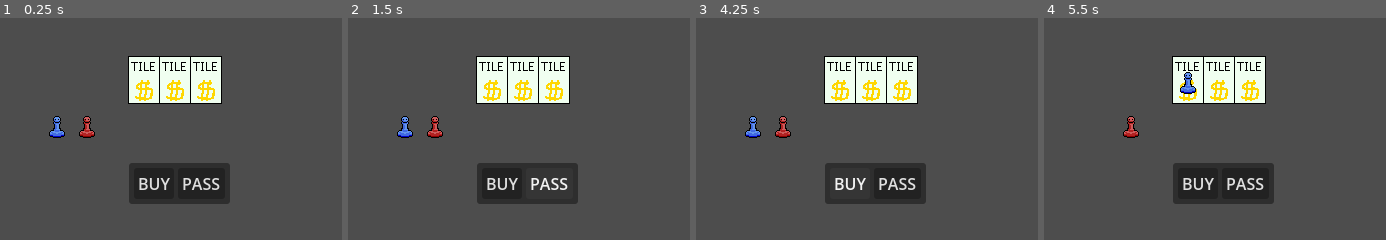
Above: before the commit, frames 1-4 (left to right).
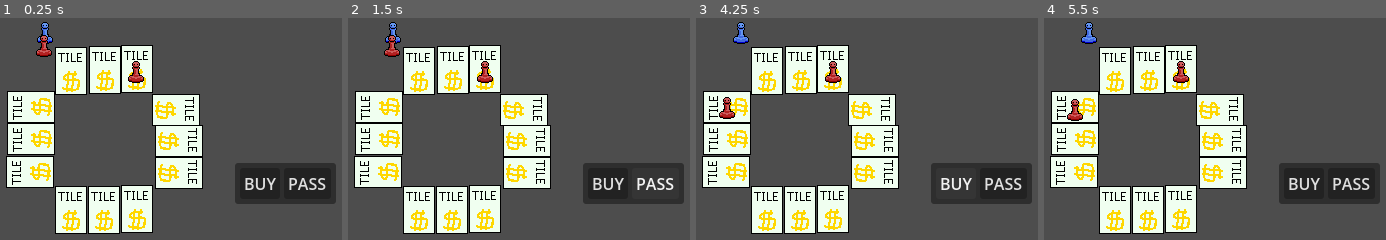
Above: after the commit, the same moments.

Repository: JosueMonteiroUchoaAlves/monopoly-godot
Game: Godot game, scene res://scenes/Root.tscn
Same seed, same stepped clock (60 frames per second), same inputs: the game is played once before the commit and once after it.
Inputs (mouse positions are in pixels of both pictures, inside the frame that each line leads up to):
- Up to frame 1 (0.25 s): no input
- Up to frame 2 (1.5 s): click "BUY" at 0.5 s; click "PASS" at 1.25 s
- Up to frame 3 (4.25 s): click "BUY" at 2 s; click "PASS" at 2.75 s; click "BUY" at 3.5 s
- Up to frame 4 (5.5 s): click "PASS" at 4.25 s; tap Enter at 5 s; move the mouse to (1341, 122) at 5.02 s; click (1341, 122) at 5.1 s

The runs differ from the first frame. In frame 1, 37% of the frame differs, in the area x 1-99%, y 1-98%; in frame 2, 34%; in frame 3, 35%; in frame 4, 37%.

Commit message:
Feat (Game cycle kinda works) - no proximo commit:     - farei o sistema de compra e aluguel (step_on) de propriedades funcionar durante o ciclo do jogo     - vou limpar esses comentarios que fiz em variaveis, funções e func_calls que nao estao sendo usados

Diff:
--- a/scenes/Board.tscn
+++ b/scenes/Board.tscn
@@ -1,24 +1,64 @@
 [gd_scene format=3 uid="uid://dl1cqpu3o42dl"]
 
 [ext_resource type="Script" uid="uid://dq670trux5hkl" path="res://scenes/BoardNode.gd" id="1_66b1s"]
-[ext_resource type="PackedScene" uid="uid://b2isg06fnmy2a" path="res://scenes/tile.tscn" id="2_w6jgk"]
-[ext_resource type="PackedScene" uid="uid://bhaxklaynv8re" path="res://scenes/player.tscn" id="3_xdl3i"]
+[ext_resource type="PackedScene" uid="uid://b2isg06fnmy2a" path="res://scenes/Tile.tscn" id="2_w6jgk"]
+[ext_resource type="PackedScene" uid="uid://bhaxklaynv8re" path="res://scenes/Player.tscn" id="3_xdl3i"]
 
 [node name="Board" type="Node2D" unique_id=1499039582]
 script = ExtResource("1_66b1s")
 
-[node name="Tile3" parent="." unique_id=1152571067 instance=ExtResource("2_w6jgk")]
-position = Vector2(209, 62)
+[node name="Player" parent="." unique_id=1879539904 instance=ExtResource("3_xdl3i")]
+z_index = 1
+position = Vector2(48, 12)
+
+[node name="Enemy1" parent="." unique_id=2042366148 instance=ExtResource("3_xdl3i")]
+z_index = 1
+position = Vector2(46, 50)
+is_enemy = true
+
+[node name="Enemy2" parent="." unique_id=1165085393 instance=ExtResource("3_xdl3i")]
+z_index = 1
+position = Vector2(47, 25)
+is_enemy = true
+
+[node name="Tile1" parent="." unique_id=2050578409 instance=ExtResource("2_w6jgk")]
+position = Vector2(74, 53)
 
 [node name="Tile2" parent="." unique_id=1919379070 instance=ExtResource("2_w6jgk")]
-position = Vector2(178, 62)
+position = Vector2(108, 52)
 
-[node name="Tile1" parent="." unique_id=2050578409 instance=ExtResource("2_w6jgk")]
-position = Vector2(147, 62)
+[node name="Tile3" parent="." unique_id=1152571067 instance=ExtResource("2_w6jgk")]
+position = Vector2(140, 51)
 
-[node name="Player" parent="." unique_id=1879539904 instance=ExtResource("3_xdl3i")]
-position = Vector2(60, 106)
+[node name="Tile4" parent="." unique_id=1053604584 instance=ExtResource("2_w6jgk")]
+position = Vector2(179, 92)
+rotation = 1.5707964
 
-[node name="Enemy" parent="." unique_id=2042366148 instance=ExtResource("3_xdl3i")]
-position = Vector2(90, 106)
-is_enemy = true
+[node name="Tile5" parent="." unique_id=854806750 instance=ExtResource("2_w6jgk")]
+position = Vector2(182, 123)
+rotation = 1.5707964
+
+[node name="Tile6" parent="." unique_id=1257356489 instance=ExtResource("2_w6jgk")]
+position = Vector2(182, 155)
+rotation = 1.5707964
+
+[node name="Tile7" parent="." unique_id=381312033 instance=ExtResource("2_w6jgk")]
+position = Vector2(140, 191)
+
+[node name="Tile8" parent="." unique_id=1027657847 instance=ExtResource("2_w6jgk")]
+position = Vector2(107, 192)
+
+[node name="Tile9" parent="." unique_id=749679803 instance=ExtResource("2_w6jgk")]
+position = Vector2(74, 192)
+
+[node name="Tile10" parent="." unique_id=893537449 instance=ExtResource("2_w6jgk")]
+position = Vector2(33, 154)
+rotation = -1.5707964
+
+[node name="Tile11" parent="." unique_id=249677084 instance=ExtResource("2_w6jgk")]
+position = Vector2(34, 121)
+rotation = -1.5707964
+
+[node name="Tile12" parent="." unique_id=2037284452 instance=ExtResource("2_w6jgk")]
+position = Vector2(34, 89)
+rotation = -1.5707964
--- a/scenes/BoardNode.gd
+++ b/scenes/BoardNode.gd
@@ -1,32 +1,73 @@
 class_name BoardNode extends Node2D
 
-@onready var personagem: Node2D = $Player
-@onready var inimigo: Node2D = $Player
-@onready var tiles: Array[TileNode] = [$Tile1,$Tile2,$Tile3]
+#@onready var personagem: Node2D = $Player
+#@onready var inimigo: Node2D = $Enemy
 
-#var board: Board = Board.new()
-var n_actions:int = -1
+@onready var _tiles: Array[TileNode] = [$Tile1, $Tile2, $Tile3, $Tile4, $Tile5, $Tile6, $Tile7, $Tile8, $Tile9, $Tile10, $Tile11, $Tile12]
+@onready var _user_choice_UI: Control
+var board_core: Board
 
 func _ready() -> void:
 	print("Debug Logs - Board")
+
+func setup(tiles: Array[Tile], players: Array[Controller], user_choice_UI_T: Control) -> void:
+	_user_choice_UI = user_choice_UI_T
+	board_core = Board.new(tiles, players)
+
+	_user_choice_UI.player_choose.connect(on_player_choose)
+
+# vai ficar aqui porque o player vai ser mover, porem de acordo com as coordenadas
+# entregues pelo Board, pois o player nao precisa saber das tiles, quem tem que ter
+# a lista de tiles eh o Board!
+# OBS: na real eu voltei atras e por enquanto isso aqui nao funciona,
+# no momento quem esta executando a turn
+func execute_turn():
+	#TODO implementar skip - jogador pode escolher nao jogar
+	var rng = RandomNumberGenerator.new()
+	for controller: Controller in board_core._players:
+		var initial_position: int = controller.player.get_position()
+
+		var squares = rng.randi_range(0, 5) # squares = casas
+		var new_position = (initial_position+squares) % board_core.SIZE
+		# temos que usar global_position ao inves de apenas position,
+		# pois ele retornaria a posicao apenas em relacao ao pai direto dele (Que eh Tile, nao root	)
+		var coordinates: Vector2 = _tiles[new_position].marker.global_position
+
+		#controller.player.move(coordinates)
+
+		#if initial_position != new_position:
+		#	_tiles[new_position].land_on(controller.player)
+		#	controller.execute_turn()
+
 
 
 # Called every frame. 'delta' is the elapsed time since the previous frame.
 func _process(delta: float) -> void:
 	pass
-	#while (main_player.get_money() <= 400) or not main_player.get_controller().get_resources():
-	#	execute_turn()
 
-func _unhandled_input(event: InputEvent) -> void:
-	if Input.is_action_just_pressed("ui_click"):
-		n_actions = (n_actions + 1) % 3
+func get_children_tiles() -> Array[TileNode]:
+	var tiles: Array[TileNode] = []
 
-		# A funcao tween faz transicao suave entre posicoes
-		var tween = create_tween()
-		tween.set_trans(Tween.TRANS_CIRC)
-		tween.set_ease(Tween.EASE_OUT)
+	for child in get_children():
+		if child is TileNode:
+			tiles.append(child)
+	return tiles
 
-		# temos que usar global_position ao inves de apenas position,
-		# pois ele retornaria a posicao apenas em relacao ao pai direto dele (Que eh Tile, nao root	)
-		var destino: Vector2 = tiles[n_actions].marker.global_position
-		tween.tween_property(personagem,"position", destino, 0.3)
+func get_players() -> Array[PlayerNode]:
+	var tiles: Array[PlayerNode] = []
+
+	for child in get_children():
+		if child is PlayerNode:
+			tiles.append(child)
+	return tiles
+
+# currently not in use
+func on_player_choose(choice):
+	if choice == "buy":
+		print("I think the player bought smh")
+	else:
+		if choice == "pass":
+			print("Bro was too afraid to gamble")
+		else:
+			# Hacker choice?
+			print("Tf is this guy doing??")
--- a/scenes/control.tscn
+++ b/scenes/Control.tscn
@@ -1,6 +1,6 @@
 [gd_scene format=3 uid="uid://boomd2ke57g72"]
 
-[ext_resource type="Script" uid="uid://b2ghqhxm418eu" path="res://scenes/control.gd" id="1_5p55f"]
+[ext_resource type="Script" uid="uid://b2ghqhxm418eu" path="res://scenes/ControlNode.gd" id="1_5p55f"]
 
 [node name="Control" type="Control" unique_id=669627200]
 layout_mode = 3
--- a/scenes/PlayerNode.gd
+++ b/scenes/PlayerNode.gd
@@ -4,8 +4,6 @@
 @export var sprite_player: Texture2D
 @export var sprite_enemy: Texture2D
 @export var is_enemy: bool = false
-
-var logic_core: Player = Player.new("Josue", 100, -1)
 
 # Called when the node enters the scene tree for the first time.
 func _ready() -> void:
@@ -17,3 +15,13 @@
 # Called every frame. 'delta' is the elapsed time since the previous frame.
 func _process(delta: float) -> void:
 	pass
+
+func move(destination: Vector2):
+	# A funcao tween faz transicao suave entre posicoes
+	var tween = create_tween()
+	tween.set_trans(Tween.TRANS_CIRC)
+	tween.set_ease(Tween.EASE_OUT)
+
+	# temos que usar global_position ao inves de apenas position,
+	# pois ele retornaria a posicao apenas em relacao ao pai direto dele (Que eh Tile, nao root	)
+	tween.tween_property(self,"position", destination, 0.3)
--- a/scenes/Round.tscn
+++ b/scenes/Round.tscn
@@ -1,7 +1,7 @@
 [gd_scene format=3 uid="uid://c3tw2mp6n70ph"]
 
 [ext_resource type="Script" uid="uid://dn5h61445giwu" path="res://scenes/round.gd" id="1_a4rw8"]
-[ext_resource type="PackedScene" uid="uid://boomd2ke57g72" path="res://scenes/control.tscn" id="1_oqe1w"]
+[ext_resource type="PackedScene" uid="uid://boomd2ke57g72" path="res://scenes/Control.tscn" id="1_oqe1w"]
 [ext_resource type="PackedScene" uid="uid://dl1cqpu3o42dl" path="res://scenes/Board.tscn" id="1_tccmb"]
 
 [node name="Round" type="Node2D" unique_id=27026996]
@@ -13,9 +13,9 @@
 anchor_top = 1.0
 anchor_right = 0.5
 anchor_bottom = 1.0
-offset_left = 182.0
+offset_left = 288.0
 offset_top = 165.0
-offset_right = 182.0
+offset_right = 288.0
 offset_bottom = 165.0
 grow_vertical = 0
 
--- a/scenes/TileNode.gd
+++ b/scenes/TileNode.gd
@@ -1,11 +1,13 @@
 class_name TileNode extends Node2D
 
 @onready var marker : Marker2D = $Marker
-@export var price: float
-@export var tile_name: String
 
-var property: Property
-var logic_core: HousingPropertie = HousingPropertie.new("O Escritorio (do ingles The Office)", 100, 10)
+#-- These are not being used in this iteration at the moment.
+#@export var price: float
+#@export var tile_name: String
+#var property: Property
+#var logic_core: HousingPropertie = HousingPropertie.new("O Escritorio (do ingles The Office)", 100, 10)
+#--
 
 # Called when the node enters the scene tree for the first time.
 func _ready() -> void:
--- a/scenes/round.gd
+++ b/scenes/round.gd
@@ -1,22 +1,96 @@
-extends Node2D
+class_name Round extends Node2D
 
 @onready var user_choice_UI: Control = $Control
+@onready var board: BoardNode = $Board
+
+var main_player: MainController
+var bot_players: Array[BotController] = []
+var players: Array[Controller] = []
+var tiles: Array[Tile]
+var player_nodes: Array[PlayerNode]
 
 # Called when the node enters the scene tree for the first time.
 func _ready() -> void:
-	user_choice_UI.player_choose.connect(on_player_choose)
+	# -1 quer dizer que esta fora da board
+	# TODO: adicionar a casa inicial, ai aqui vai ser 0 mesmo
+	var jogador = Player.new("Jogador", 240, -1)
+
+	var properties = [
+		"Vila Sésamo",
+		"Gotham City",
+		"Hometown (Deltarune)",
+		"Bora Bill Eventos",
+		"Horizonte Solar",
+		"Santo Berço",
+		"Coroa de Espinhos",
+		"Crazy Noisy Bizarre Town",
+		"O Escritório (do ingles The Office)",
+		"Hangar 18",
+		"Fórum do StackOverflow",
+		"Bomba de Etanol"
+	]
+
+	for i in range(Board.SIZE):
+		var property = HousingProperty.new(properties[i], 60, 60)
+		var tile = HousingTile.new(property)
+		#TODO: linkar tiles com seus respectivos Nodes2D
+		tiles.append(tile)
+
+	player_nodes = board.get_players()
+	for player_node in player_nodes:
+		var player_core = Player.new(str("Bot %s"% player_node.name), 240, -1)
+		if player_node.is_enemy:
+			var controller = BotController.new(player_core, player_node)
+			bot_players.append(controller)
+		else:
+			main_player = MainController.new(jogador, player_node)
+
+	players.assign(bot_players)
+	players.append(main_player)
+
+	# vai servir futuramente para mover a partida para board
+	board.setup(tiles, players, user_choice_UI)
+
+	start_round()
+
+func start_round() -> void:
+	var _tiles: Array[TileNode] = board.get_children_tiles()
+	var rng = RandomNumberGenerator.new()
+	var current_turn_index: int = 0
+
+	#TODO: o player perde
+	while main_player.player.get_money() < 400:
+		var current_player: Controller = players[current_turn_index]
+
+		var initial_position: int = current_player.player.get_player_position()
+
+		var squares = rng.randi_range(0, 3) # squares = casas
+		var new_position: int = (initial_position+squares) % Board.SIZE
+		print("Ele se movera %d casas"%squares)
+		# temos que usar global_position ao inves de apenas position,
+		# pois ele retornaria a posicao apenas em relacao ao pai direto dele (Que eh Tile, nao root	)
+		var coordinates: Vector2 = _tiles[new_position].marker.global_position
+
+		# move para a nova casa
+		#-- Logicamente
+		current_player.player.move(new_position)
+		#-- Visualmente
+		current_player.view.move(coordinates)
+
+		# pra dar tempo de conferir se moveu certinho
+		await get_tree().create_timer(2.0).timeout
+
+		#TODO: ver se ele quer comprar ela e tals
+		current_player.execute_turn()
+
+		print("Turno de %s ainda nao encerrou"% current_player.player.get_player_name())
+		await current_player.turn_finished
+		print("Turno de %s encerrado"% current_player.player.get_player_name())
+
+		current_turn_index = (current_turn_index + 1) % players.size()
+
+	print("Fim de jogo! Você ganhou")
 
 # Called every frame. 'delta' is the elapsed time since the previous frame.
 func _process(delta: float) -> void:
 	pass
-
-func on_player_choose(choice):
-
-	if choice == "buy":
-		print("I think the player bought smh")
-	else:
-		if choice == "pass":
-			print("Bro was too afraid to gamble")
-		else:
-			# Hacker choice?
-			print("Tf is this guy doing??")
--- a/scripts/Tile/housing_propertie.gd
+++ b/scripts/Tile/Properties/housing_property.gd
@@ -1,4 +1,4 @@
-class_name HousingPropertie extends Property
+class_name HousingProperty extends Property
 
 # Called when the node enters the scene tree for the first time.
 func _ready() -> void:
--- a/scripts/board.gd
+++ b/scripts/board.gd
@@ -1,6 +1,6 @@
 class_name Board extends Node
 
-const SIZE = 9
+const SIZE = 12
 
 var _tiles: Array[Tile]
 var _players: Array[Controller]
@@ -13,9 +13,4 @@
 	pass
 
 func execute_turn():
-	for controller: Controller in _players:
-		var position: int = controller.player.get_position()
-		controller.play.activate_controller()
-		var new_position: int = controller.player.get_position()
-		if position != new_position:
-			_tiles[new_position].activate(controller.player)
+	pass
--- a/scripts/controller.gd
+++ b/scripts/controller.gd
@@ -1,10 +1,17 @@
 @abstract
 class_name Controller extends Node
 
-@export var player: Player;
+var player: Player
+var view: PlayerNode
+
+signal turn_finished
+
+func _init(player_t: Player, view_t: PlayerNode) -> void:
+	player = player_t
+	view = view_t
 
 @abstract
-func executeTurn(will_skip: bool)
+func execute_turn()
 
 # Called when the node enters the scene tree for the first time.
 # func _ready() -> void:
--- /dev/null
+++ b/scripts/controllers/bot_controller.gd
@@ -0,0 +1,12 @@
+class_name BotController extends Controller
+
+
+var rng = RandomNumberGenerator.new()
+
+func execute_turn():
+	print("\nBot esta jogando...")
+
+	# precisa de um await para a funcao que chamou ela assumir o
+	# controle denovo e esperar o sinal
+	await Engine.get_main_loop().create_timer(2.0).timeout
+	turn_finished.emit()
--- a/scripts/controllers/main_controller.gd
+++ b/scripts/controllers/main_controller.gd
@@ -1,25 +1,19 @@
 class_name MainController extends Controller
 
-@export var titles: Array[Title] = []
-@export var properties: Array[Property] = []
-@export var Tiles: Array[Tile] = []
-@export var skips: int = 3
-@export var plays: int = 4
+var titles: Array[Title] = []
+var properties: Array[Property] = []
+var skips: int = 3
+var plays: int = 4
+var Tiles: Array[Tile] = []
 
 signal end_skips
 signal end_plays
 
 var rng = RandomNumberGenerator.new()
 
-func executeTurn(will_skip: bool):
-	if not will_skip:
-		var value = rng.randi_range(0, 5)
-		player.move(value)
+func execute_turn():
+	print("\nJogador esta jogando...")
 
-		plays -= 1
-		if plays == 0:
-			end_plays.emit()
-	else:
-		skips -= 1
-		if skips == 0:
-			end_skips.emit()
+	await Engine.get_main_loop().create_timer(2.0).timeout
+
+	turn_finished.emit()
--- a/scripts/player.gd
+++ b/scripts/player.gd
@@ -3,22 +3,26 @@
 var BOARD_SIZE: int = Board.SIZE
 
 @export var _money: int :  get=get_money
-@export var _position: int : get=get_position
+@export var _position: int : get=get_player_position, set=set_player_position
 @export var _name: String : get=get_player_name
+var n_actions: int
 
-func _init(name: String, money: int, position: int):
+func _init(name_t: String, money: int, position_t: int):
 	_money = money
-	_position = position
-	_name = name
+	_position = position_t
+	_name = name_t
 
 func gain_or_spend_money( money: int):
 	_money += money
 
-func move( tile_quantity: int):
-	_position = (_position + tile_quantity) % BOARD_SIZE
+func move(new_position: int):
+	_position = new_position
 
-func get_position():
+func get_player_position() -> int:
 	return _position
+
+func set_player_position(new_position: int):
+	_position = new_position
 
 func get_player_name():
 	return _name
--- a/scripts/tile.gd
+++ b/scripts/tile.gd
@@ -1,6 +1,5 @@
 @abstract
-class_name Tile extends RefCounted
-# RefCounted eh basicamente um objeto cru, soh que ele se administra melhor sozinho do que um Object
+class_name Tile extends Resource
 
 @export var _property: Property
 
Renamed: scenes/control.gd -> scenes/ControlNode.gd
Renamed: scenes/control.gd.uid -> scenes/ControlNode.gd.uid
Renamed: scenes/player.tscn -> scenes/Player.tscn
Renamed: scenes/tile.tscn -> scenes/Tile.tscn
Renamed: scripts/Tile/housing_propertie.gd.uid -> scripts/Tile/Properties/housing_property.gd.uid
Renamed: scripts/Tile/Properties/housing_tile.gd -> scripts/Tile/housing_tile.gd
Renamed: scripts/Tile/Properties/housing_tile.gd.uid -> scripts/Tile/housing_tile.gd.uid
Not shown, added: scripts/controllers/bot_controller.gd.uid
